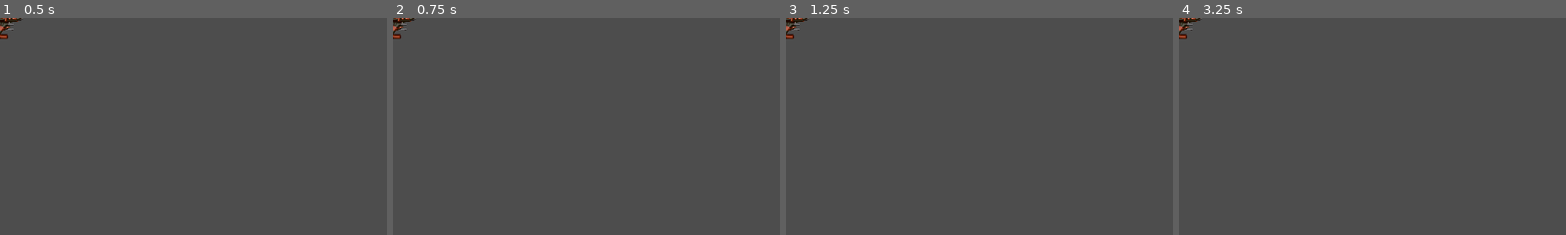
Above: before the commit, frames 1-4 (left to right).
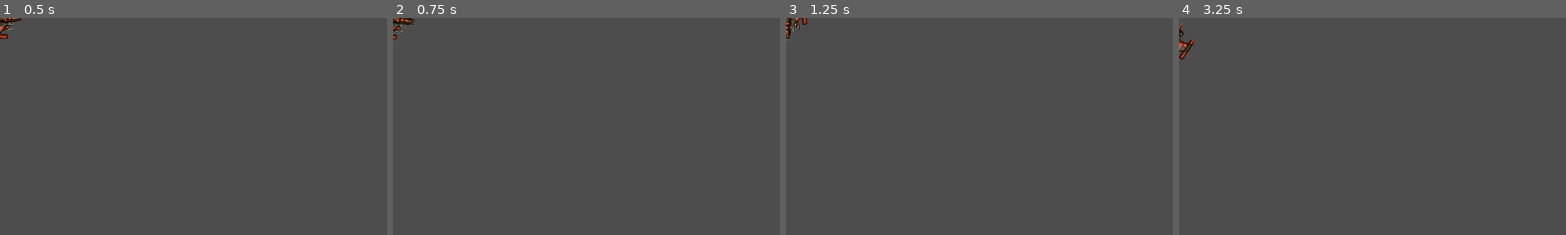
Above: after the commit, the same moments.

Repository: Winnerkorea/godotSpaceRock
Game: Godot game, scene res://player.tscn
Same seed, same stepped clock (60 frames per second), same inputs: the game is played once before the commit and once after it. The project has no main scene, so this scene is started directly.
Inputs:
- Up to frame 1 (0.5 s): no input
- Up to frame 2 (0.75 s): tap Enter at 0.5 s; hold D (rotate_right) from 0.53 s (still down)
- Up to frame 3 (1.25 s): keep holding D (rotate_right)
- Up to frame 4 (3.25 s): tap Space at 1.25 s; release D (rotate_right) at 1.28 s; hold A (rotate_left) 1.28-2.03 s; hold D (rotate_right) 2.03-2.78 s; tap Enter at 2.75 s; hold W (thrust) from 2.78 s (still down)
The pictures show only the part of the screen within x 0-50%, y 0-50%; the shares and areas given below are measured in that part.

Frame 1 is identical in both runs. In frame 2, 0.2% of the frame differs, in the area x 0-6%, y 0-10%; in frame 3, 0.3%; in frame 4, 0.5%, in the area x 0-6%, y 0-20%.

Commit message:
3.3.3 플레이어 컨트롤 추가
플레이어 컨트롤 추가

Diff:
--- a/player.gd
+++ b/player.gd
@@ -1,7 +1,13 @@
 extends RigidBody2D
+
+@export var engine_power = 500
+@export var spin_power = 8000
 
 enum {INIT, ALIVE, INVULNERABLE, DEAD}
 var state = INIT
+var thrust = Vector2.ZERO
+var rotation_dir = 0
+
 
 func _ready() -> void:
 	change_state(ALIVE)
@@ -17,3 +23,18 @@
 		DEAD:
 			$CollisionShape2D.set_deferred("disabled", false)
 	state = new_state
+
+func _process(delta: float) -> void:
+	get_input()
+
+func get_input():
+	thrust = Vector2.ZERO
+	if state in [DEAD, INIT]:
+		return
+	if Input.is_action_pressed("thrust"):
+		thrust = transform.x * engine_power
+	rotation_dir = Input.get_axis("rotate_left","rotate_right")
+
+func _physics_process(delta: float) -> void:
+	constant_force = thrust
+	constant_torque = rotation_dir * spin_power
--- a/player.tscn
+++ b/player.tscn
@@ -7,6 +7,8 @@
 radius = 30.2655
 
 [node name="Player" type="RigidBody2D"]
+linear_damp = 1.0
+angular_damp = 5.0
 script = ExtResource("1_ui0p7")
 metadata/_edit_group_ = true
 
